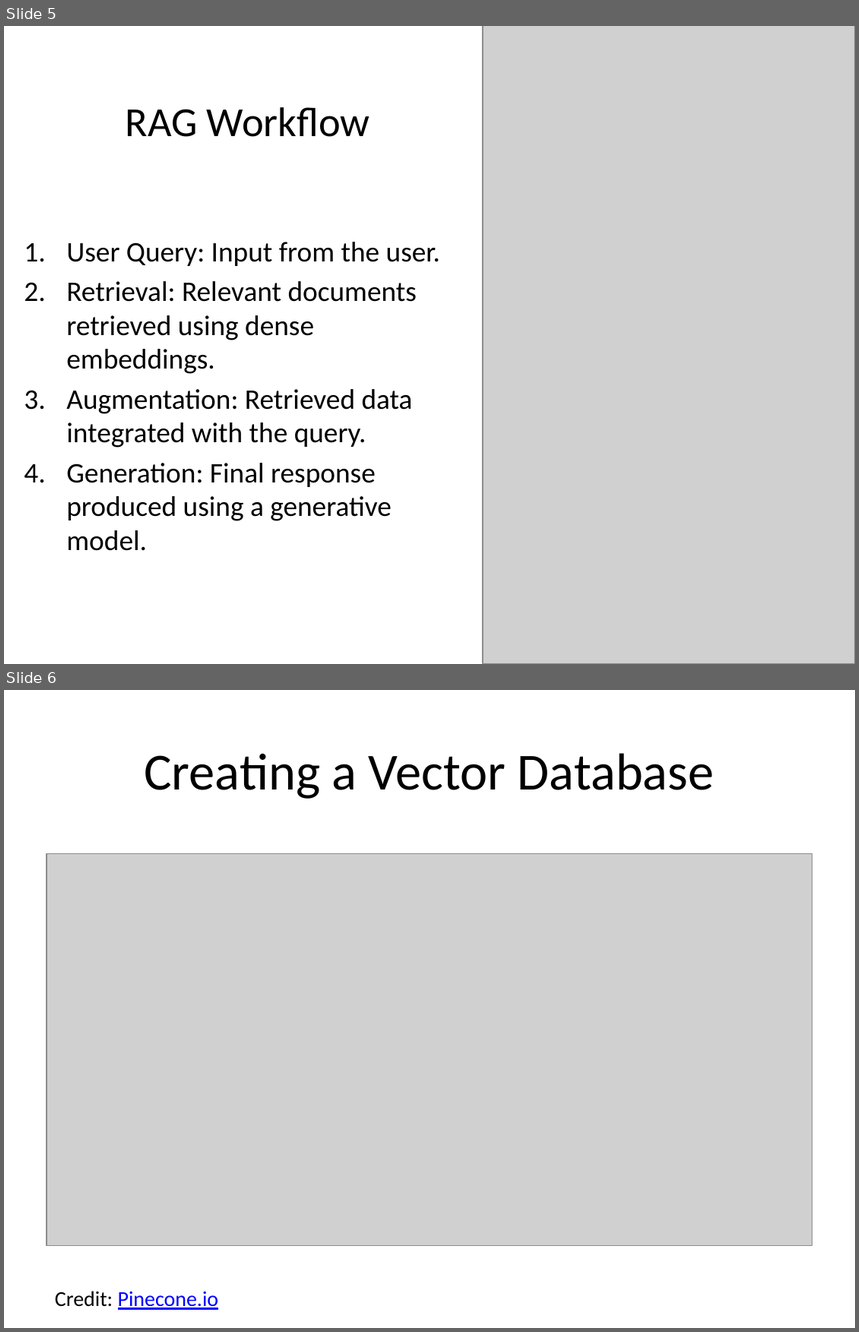
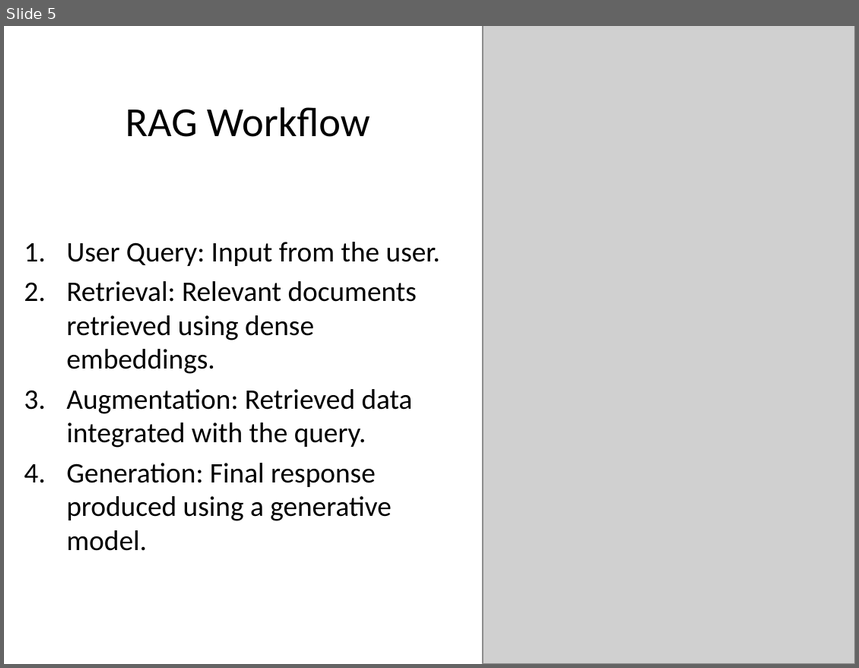
Before and after one commit to neuraltanh/ai-learning-playground, a slide deck: AIE_Presentations/Retrieval_Augmented_Generation_Presentation.pptx. Shown one above the other, each under a label of ours: slides 5 and 6 before the commit, slide 5 after it. The pictures are 859x1332 and 859x668 pixels, drawn with LibreOffice and Linux fonts; fonts in the diff are those of the drawing; grey boxes stand for pictures. Boxes give left, top, right and bottom in pixels: in the first picture for what was removed or moved away, otherwise in the second. Text is boxed around its words. In the diff, an @@ line names an element or a change of style, - is before the commit and + after.

```diff
--- a/AIE_Presentations/Retrieval_Augmented_Generation_Presentation.pptx
+++ b/AIE_Presentations/Retrieval_Augmented_Generation_Presentation.pptx
@@ slide 6 removed at (4, 690, 855, 1328), background #FFFFFF @@
@@ title removed at (144, 753, 715, 799) @@
-Creating a Vector Database
@@ picture removed at (47, 853, 813, 1246) @@
@@ text removed at (55, 1291, 219, 1310) @@
-Credit: Pinecone.io
```
Also in this commit, not shown: 1 other slide removed.
